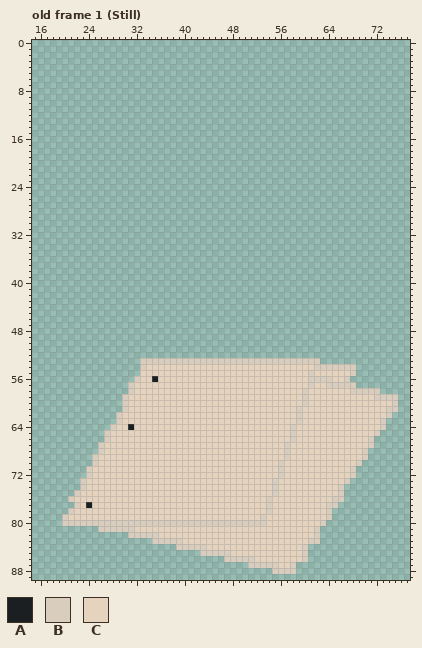
One commit to this pixel-art file: assets/final/new-offers.aseprite. The picture above was drawn from the file before the commit.
93x90 pixels, 71 frames. Shown: old frame 1 (Still): x 15..77, y 0..89. The commit also changed other frames, which this record leaves out.
Visible layers, top first: "MeHand", "Hand", "Papers".
Palette (. is transparent): A #1b1f21  B #d9cdbe  C #e6d3bd
Pixels before, old frame 1 (Still) (only the part around the change), first column x 24:
 0 ............................................
 1 ............................................
 2 ............................................
 3 ............................................
 4 ............................................
 5 ............................................
 6 ............................................
 7 ............................................
 8 ............................................
 9 ............................................
10 ............................................
11 ............................................
12 ............................................
13 ............................................
14 ............................................
15 ............................................
16 ............................................
17 ............................................
18 ............................................
19 ............................................
20 ............................................
21 ............................................
22 ............................................
23 ............................................
24 ............................................
25 ............................................
26 ............................................
27 ............................................
28 ............................................
29 ............................................
30 ............................................
31 ............................................
32 ............................................
33 ............................................
34 ............................................
35 ............................................
36 ............................................
37 ............................................
38 ............................................
39 ............................................
40 ............................................
41 ............................................
42 ............................................
43 ............................................
44 ............................................
45 ............................................
46 ............................................
47 ............................................
48 ............................................
49 ............................................
50 ............................................
51 ............................................
52 ............................................
53 .........BBBBBBBBBBBBBBBBBBBBBBBBBBBBBB.....
54 .........BCCCCCCCCCCCCCCCCCCCCCCCCCCCCBBBBBB
55 .........CCCCCCCCCCCCCCCCCCCCCCCCCCCCBCCCCCC
56 ........BCCACCCCCCCCCCCCCCCCCCCCCCCCCBBBBCCB
57 .......BCCCCCCCCCCCCCCCCCCCCCCCCCCCCCBCCBBBB
58 .......BCCCCCCCCCCCCCCCCCCCCCCCCCCCCBCCCCCCC
And afterwards:
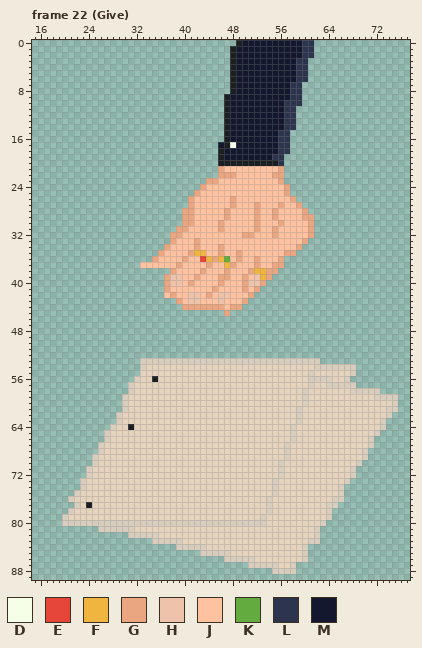
Colours new in this view: D #f5ffe8  E #e64539  F #f0b541  G #eaa681  H #eec3ab  J #ffc2a1  K #63ab3f  L #2c354d  M #14182e
A new or re-ordered frame is compared with the old frame closest to it.
Commit: offer animations
The edit:
{"change": "frames 71 -> 101"}
{"where": "frame 22 (Give) is new; against old frame 1 (Still), layer \"Hand\""}
{"frame":22,"y":0,"x":49,"old":".............","new":"AMMMMMMMMMMLL"}
{"frame":22,"y":1,"x":48,"old":"..............","new":"AMMMMMMMMMMMLL"}
{"frame":22,"y":2,"x":48,"old":"..............","new":"AMMMMMMMMMMMLL"}
{"frame":22,"y":3,"x":48,"old":".............","new":"AMMMMMMMMMMLL"}
{"frame":22,"y":4,"x":48,"old":".............","new":"AMMMMMMMMMMLL"}
{"frame":22,"y":5,"x":48,"old":".............","new":"AMMMMMMMMMMLL"}
{"frame":22,"y":6,"x":48,"old":".............","new":"AMMMMMMMMMMLL"}
{"frame":22,"y":7,"x":48,"old":"............","new":"AMMMMMMMMMLL"}
{"frame":22,"y":8,"x":48,"old":"............","new":"AMMMMMMMMMLL"}
{"frame":22,"y":9,"x":47,"old":".............","new":"AMMMMMMMMMMLL"}
{"frame":22,"y":10,"x":47,"old":".............","new":"AMMMMMMMMMLLL"}
{"frame":22,"y":11,"x":47,"old":"............","new":"AMMMMMMMMMLL"}
{"frame":22,"y":12,"x":47,"old":"............","new":"AMMMMMMMMMLL"}
{"frame":22,"y":13,"x":47,"old":"............","new":"AMMMMMMMMMLL"}
{"frame":22,"y":14,"x":47,"old":"............","new":"AMMMMMMMMMLL"}
{"frame":22,"y":15,"x":47,"old":"...........","new":"AMMMMMMMMLL"}
{"frame":22,"y":16,"x":47,"old":"...........","new":"AMMMMMMMMLL"}
{"frame":22,"y":17,"x":46,"old":"............","new":"MADMMMMMMMLL"}
{"frame":22,"y":18,"x":46,"old":"............","new":"AMMMMMMMMMLL"}
{"frame":22,"y":19,"x":46,"old":"...........","new":"AMMMMMMMMLL"}
{"frame":22,"y":20,"x":46,"old":"...........","new":"AAAAAAAAAAL"}
{"frame":22,"y":21,"x":46,"old":"...........","new":"GJJJJJJJJJG"}
{"frame":22,"y":22,"x":46,"old":"...........","new":"GGGJJJJJJGG"}
{"frame":22,"y":23,"x":44,"old":".............","new":"GGJJJJJJJJJJG"}
{"frame":22,"y":24,"x":43,"old":"...............","new":"GJJJJJJJJJJJJJG"}
{"frame":22,"y":25,"x":42,"old":"................","new":"GJJJJJJJJJJJJJJG"}
{"frame":22,"y":26,"x":41,"old":"..................","new":"GJJJJJJGJJJJJJJJJG"}
{"frame":22,"y":27,"x":41,"old":"...................","new":"GJJJJJJGJJJGJJJGJJG"}
{"frame":22,"y":28,"x":40,"old":".....................","new":"GGJJJJJGJJJJGJJGJJJJG"}
{"frame":22,"y":29,"x":40,"old":"......................","new":"GGJJJJJGJJJJGJJGJJJJGG"}
{"frame":22,"y":30,"x":40,"old":"......................","new":"GGJJJJGJJJJJGJJJGJJJJG"}
{"frame":22,"y":31,"x":39,"old":".......................","new":"GGJJJJJGJJJJJGJJGJJJJJG"}
{"frame":22,"y":32,"x":38,"old":"........................","new":"GGJJJJJJJJJJGGJJJGJJJJJG"}
{"frame":22,"y":33,"x":38,"old":".......................","new":"GJJJGJJJJJJJJJJJJJJJJJG"}
{"frame":22,"y":34,"x":37,"old":".......................","new":"GJJJJGJJJGJJJJJJJJJJJJG"}
{"frame":22,"y":35,"x":36,"old":".......................","new":"GJJJJGFFJJGJJGJJJJJJJGG"}
{"frame":22,"y":36,"x":35,"old":"......................","new":"GJJJJGJJEFGFKJGJJGJJJG"}
{"frame":22,"y":37,"x":33,"old":"........................","new":"JJJJJJGJJJJGJJFGJJJGJJGG"}
{"frame":22,"y":38,"x":38,"old":"..................","new":"GJJJJGJJJGJJJGFFGG"}
{"frame":22,"y":39,"x":37,"old":"..................","new":"GHHJJGJJJGGJJGJHFG"}
{"frame":22,"y":40,"x":37,"old":".................","new":"GHHJGJJJJGJJJGHHG"}
{"frame":22,"y":41,"x":37,"old":"................","new":"GJJJJJJJGJJJJGJG"}
{"frame":22,"y":42,"x":37,"old":"...............","new":"JGJJHHJGJHHJJJG"}
{"frame":22,"y":43,"x":39,"old":"............","new":"GJHHJJJHJJJG"}
{"frame":22,"y":44,"x":40,"old":"..........","new":"GGGGGGGJGG"}
{"frame":22,"y":45,"x":47,"old":".","new":"G"}
{"label":"added","picture_box":[140,40,314,316]}
